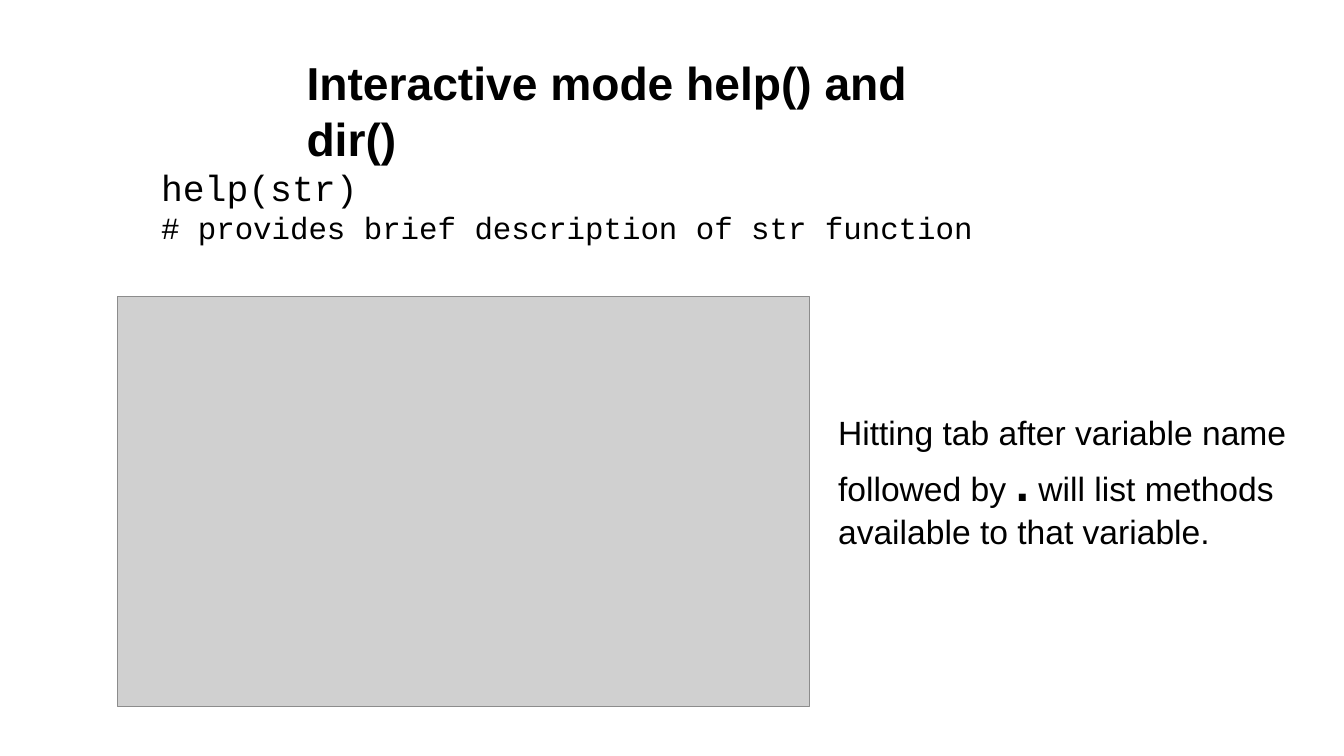
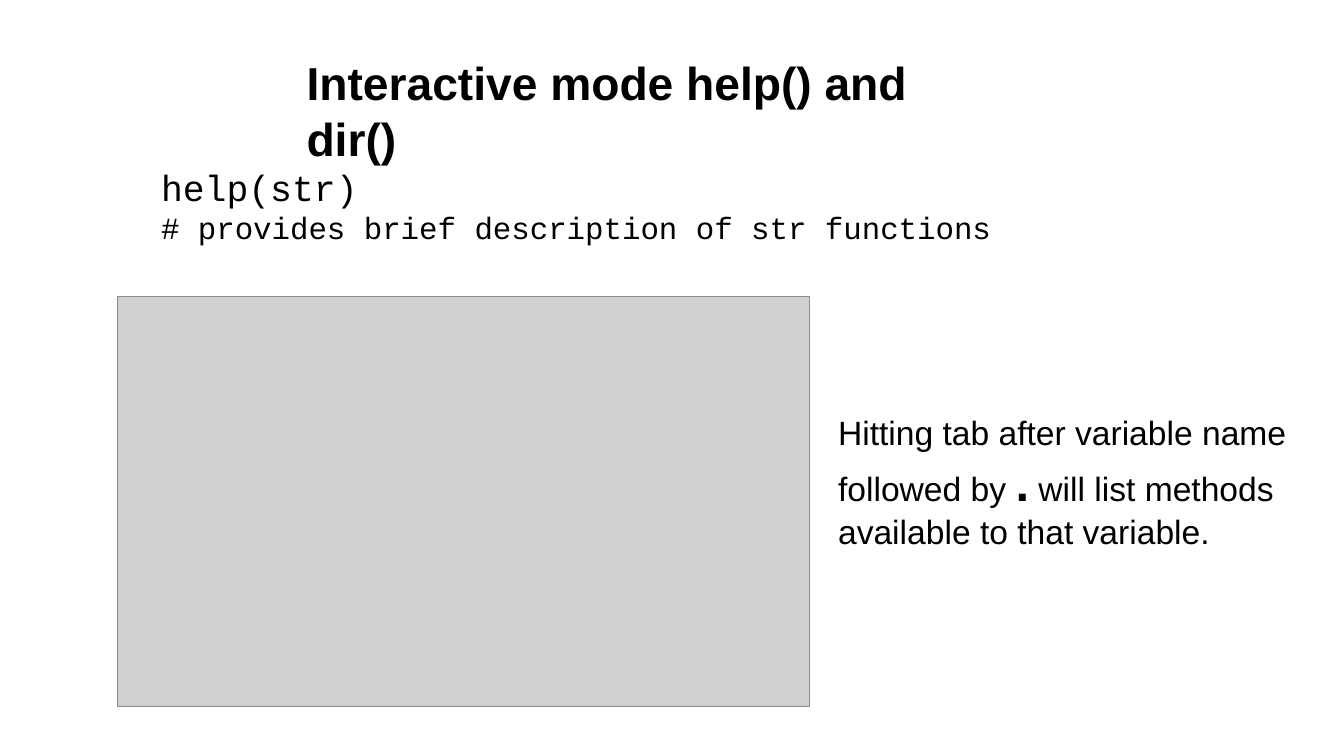
Before and after one commit to tparchman/F21_BIOL792_coursepage, a slide deck: slide 9 of week6_pythonI/week6_python.pptx (slide 8 before the commit). Drawn at 1344x756 pixels with LibreOffice and Linux fonts; fonts in the diff are those of the drawing; grey boxes stand for pictures. Boxes give left, top, right and bottom in pixels: in the first picture for what was removed or moved away, otherwise in the second. Text is boxed around its words. In the diff, an @@ line names an element or a change of style, - is before the commit and + after.

```diff
--- a/week6_pythonI/week6_python.pptx
+++ b/week6_pythonI/week6_python.pptx
@@ text at (198, 217, 991, 246): text changed @@
-# provides brief description of str function
+# provides brief description of str functions
```
Also in this commit, not shown: 2 other slides changed, 2 slides added, 1 other file.
